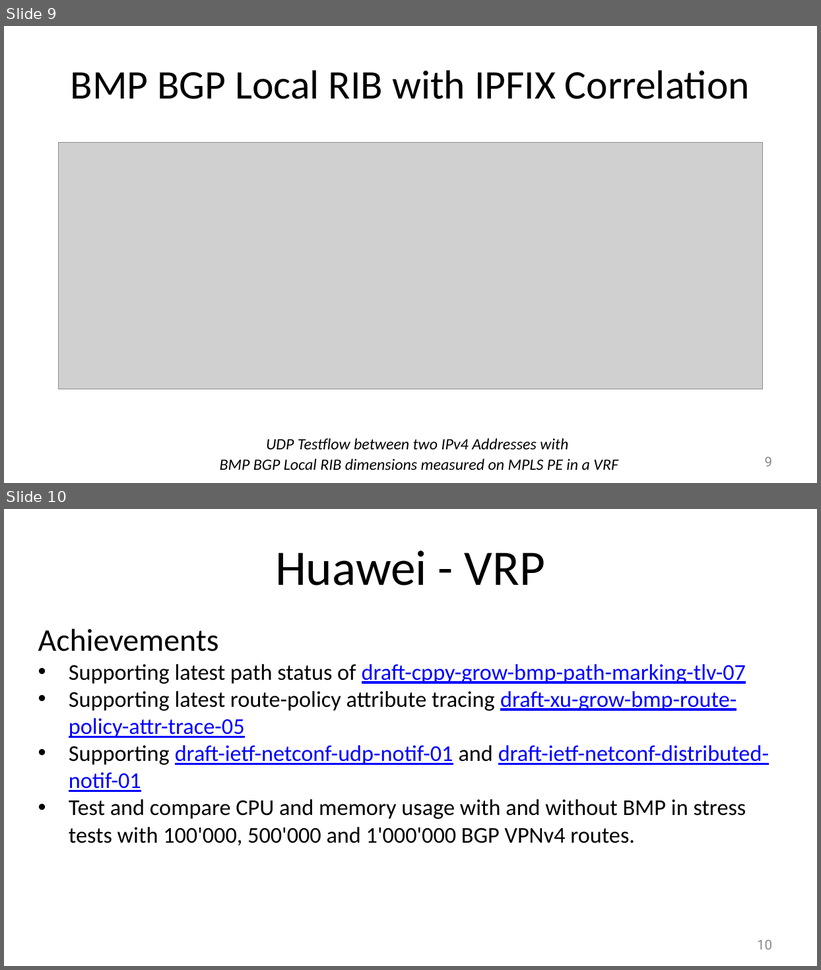
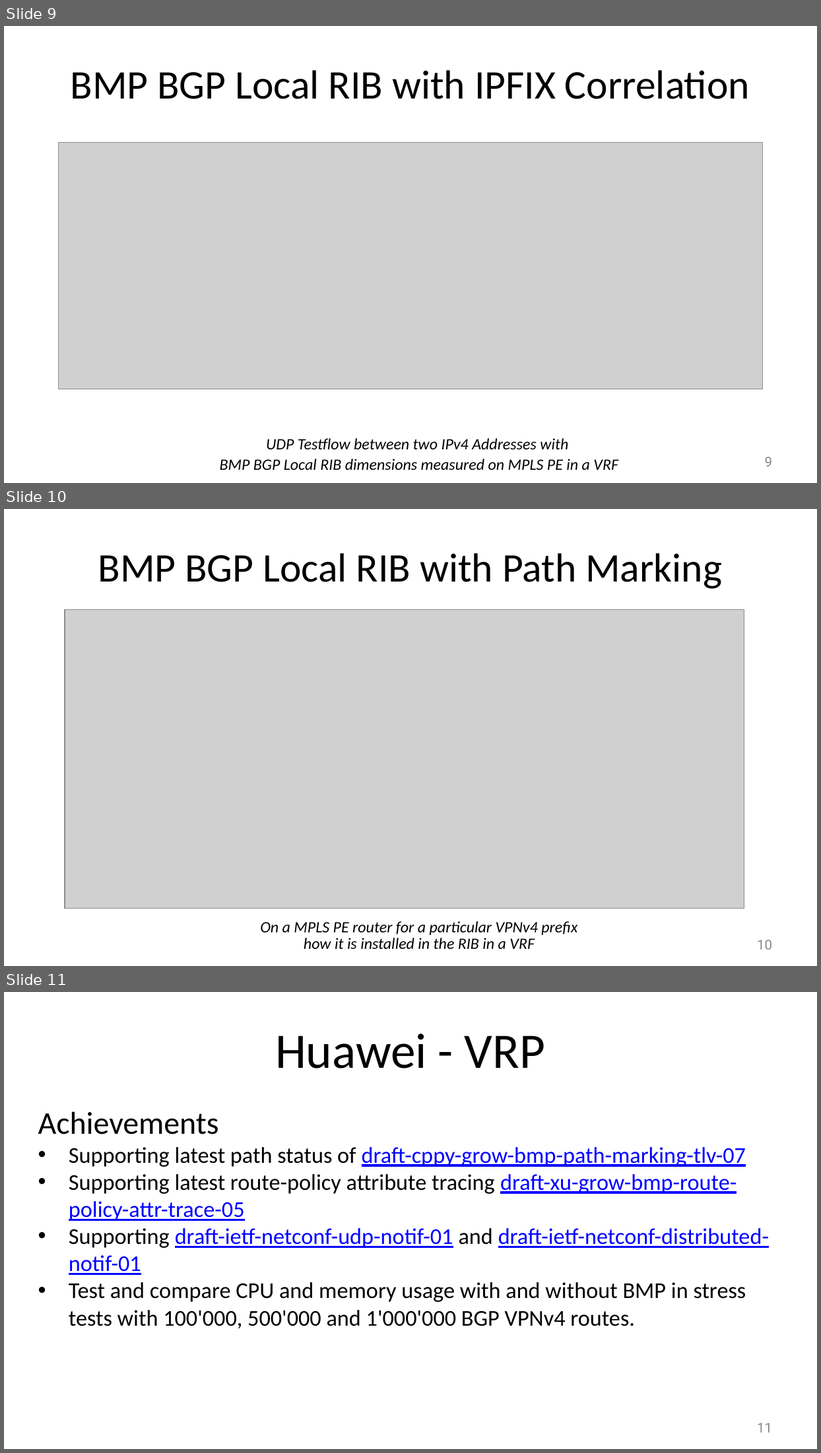
Before and after one commit to IETF-Hackathon/ietf109-project-presentations, a slide deck: ietf-109-hackathon-bmp-yang.pptx. Shown one above the other, each under a label of ours: slides 9 and 10 before the commit, slides 9, 10 and 11 after it. The pictures are 821x970 and 821x1453 pixels, drawn with LibreOffice and Linux fonts; fonts in the diff are those of the drawing; grey boxes stand for pictures. Boxes give left, top, right and bottom in pixels: in the first picture for what was removed or moved away, otherwise in the second. Text is boxed around its words. In the diff, an @@ line names an element or a change of style, - is before the commit and + after.

Commit message:
added bmp path marking screenshot

```diff
--- a/ietf-109-hackathon-bmp-yang.pptx
+++ b/ietf-109-hackathon-bmp-yang.pptx
@@ slide 10 added at [4, 509, 817, 966], background #FFFFFF @@
@@ title added at [98, 553, 722, 589], 36 pt, text #000000 @@
+BMP BGP Local RIB with Path Marking
@@ picture added at [65, 610, 745, 909] @@
@@ text added at [260, 921, 578, 949], 14 pt, text #000000, italic @@
+  On a MPLS PE router for a particular VPNv4 prefix
+  how it is installed in the RIB in a VRF
@@ page number added at [757, 940, 772, 950], 12 pt, text #888888 @@
+10
@@ what was slide 10 is now slide 11 @@
@@ page number at [757, 1423, 772, 1433]: text changed @@
-10
+11
```
Also in this commit, not shown: 1 other file.
